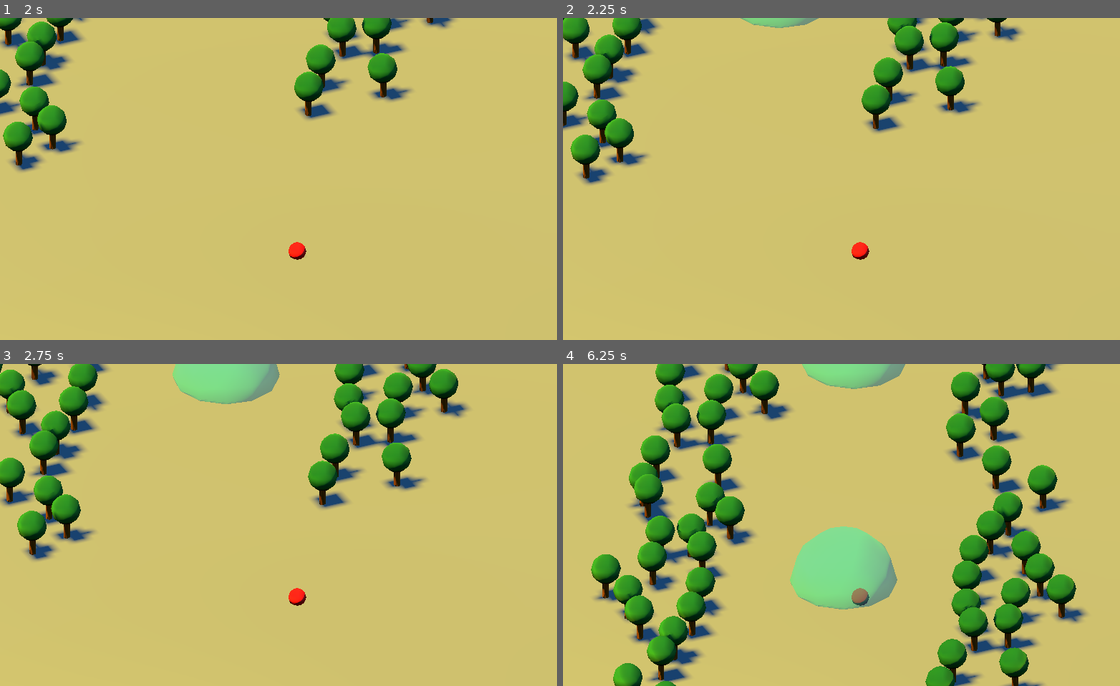
Above: before the commit, frames 1-4 (two rows, left to right).
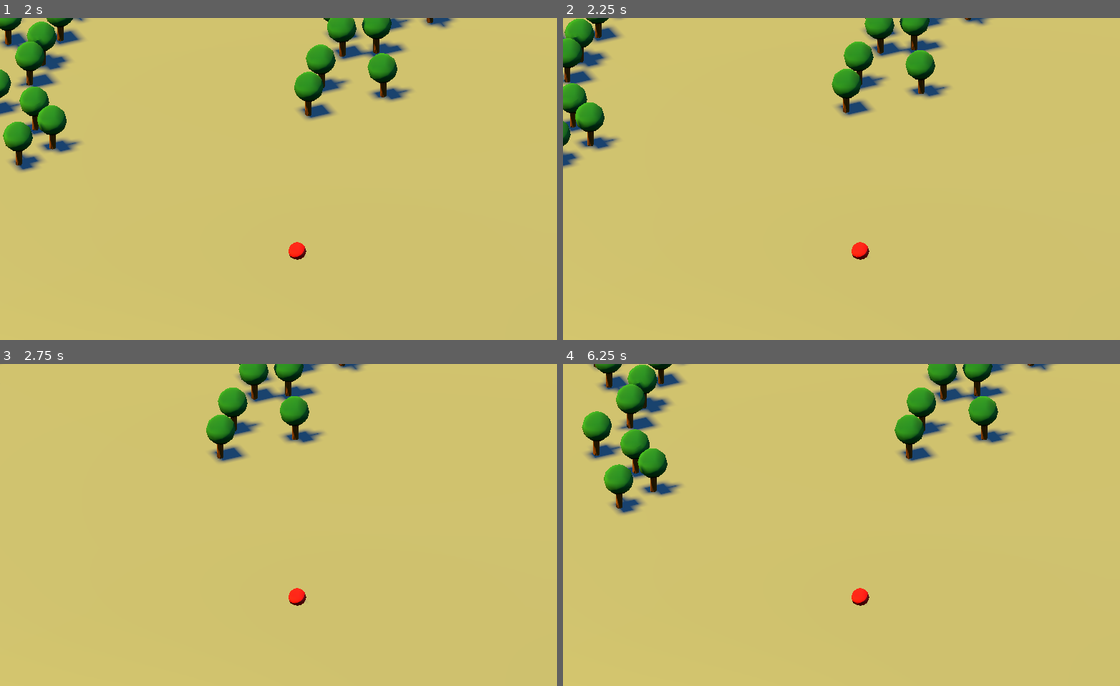
Above: after the commit, the same moments.

Repository: hubacekjakub/Godot-TreeLoverJourney
Game: Godot game, scene res://levels/MainLevel.tscn
Same seed, same stepped clock (60 frames per second), same inputs: the game is played once before the commit and once after it.
Inputs:
- Up to frame 1 (2 s): hold D (move_right) 0.53-1.28 s; hold S (move_back) from 1.28 s (still down)
- Up to frame 2 (2.25 s): release S (move_back) at 2.03 s; hold D (move_right) from 2.03 s (still down)
- Up to frame 3 (2.75 s): keep holding D (move_right)
- Up to frame 4 (6.25 s): release D (move_right) at 2.78 s; hold W (move_forward) 2.78-3.53 s; hold A (move_left) 3.53-5.03 s; hold S (move_back) 5.03-5.78 s; hold D (move_right) from 5.78 s (still down)

Frame 1 is identical in both runs. In frame 2, 12% of the frame differs, in the area x 0-83%, y 0-75%; in frame 3, 16%; in frame 4, 34%, in the area x 3-95%, y 0-100%.
Error after the commit: Parse Error: Identifier "global" not declared in the current scope. (res://scripts/main_level.gd:9)

Commit message:
New Signal Bus autoload added, global renamed to Global

Diff:
--- a/project.godot
+++ b/project.godot
@@ -17,7 +17,8 @@
 
 [autoload]
 
-global="*uid://df8uf0gxajuvf"
+SignalBus="*uid://cgpi886dlxi3i"
+Global="*uid://df8uf0gxajuvf"
 
 [display]
 
--- a/scripts/autoload/global.gd
+++ b/scripts/autoload/global.gd
@@ -1,17 +1,15 @@
 extends Node
-
-signal on_resting_place_reached()
-
-signal On_new_resting_place_set(new_resting_place: RestingPlace)
 
 @export var resting_places: Array[RestingPlace]
 
 var current_resting_place_index: int = 0
 
 func _ready() -> void:
-	on_resting_place_reached.connect(handle_on_resting_place_reached)
+	SignalBus.resting_place_reached.connect(handle_on_resting_place_reached)
 	await get_tree().create_timer(2).timeout
-	On_new_resting_place_set.emit(resting_places[current_resting_place_index])
+
+	if resting_places.size() > 0:
+		SignalBus.new_resting_place_set.emit(resting_places[current_resting_place_index])
 
 func handle_on_resting_place_reached():
 	print("lets wait 5 seconds before going further")
@@ -19,8 +17,8 @@
 
 	current_resting_place_index = current_resting_place_index+1
 
-	if resting_places[current_resting_place_index] != null:
-		On_new_resting_place_set.emit(resting_places[current_resting_place_index])
+	if current_resting_place_index < resting_places.size():
+		SignalBus.new_resting_place_set.emit(resting_places[current_resting_place_index])
 		print("sending new resting place: ", current_resting_place_index)
 	else:
 		print("there is no resting place")
--- /dev/null
+++ b/scripts/signal_bus.gd
@@ -0,0 +1,6 @@
+extends Node
+
+
+# Map events
+signal resting_place_reached()
+signal new_resting_place_set(new_resting_place: RestingPlace)
--- a/scripts/stretcher.gd
+++ b/scripts/stretcher.gd
@@ -14,7 +14,7 @@
 var current_target: RestingPlace
 
 func _ready() -> void:
-	global.On_new_resting_place_set.connect(handle_new_resting_place_set)
+	SignalBus.new_resting_place_set.connect(handle_new_resting_place_set)
 
 func _physics_process(delta):
 
@@ -36,7 +36,7 @@
 		var distance_to_target = self.global_position.distance_squared_to(current_target.global_position)
 		print(distance_to_target)
 		if(distance_to_target < distance_check):
-			global.on_resting_place_reached.emit()
+			SignalBus.resting_place_reached.emit()
 			automove = false
 
 	if direction != Vector3.ZERO:
Not shown, added: scripts/signal_bus.gd.uid
